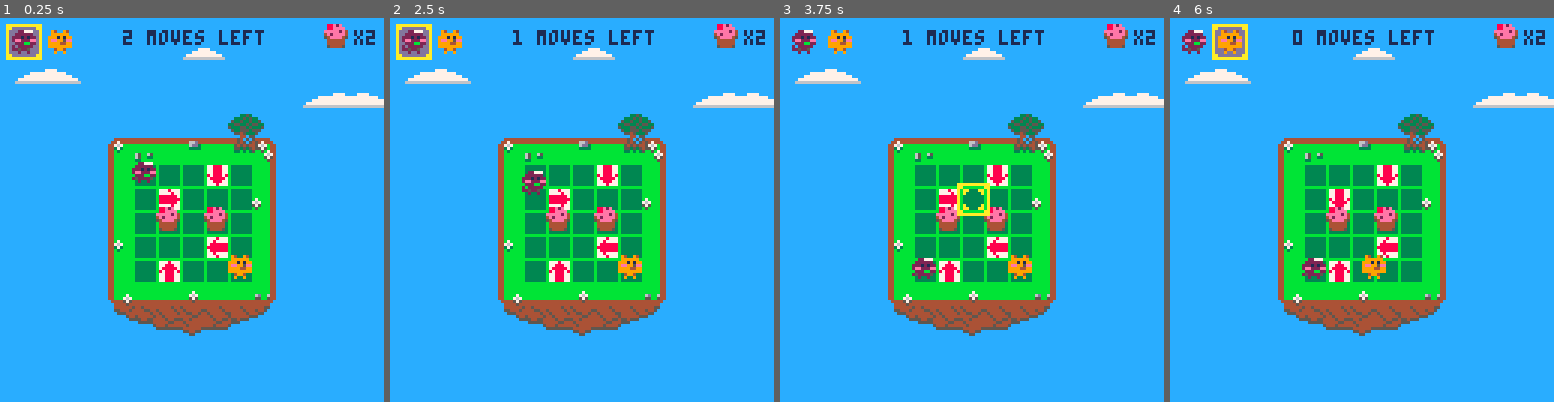
Above: before the commit, frames 1-4 (left to right).
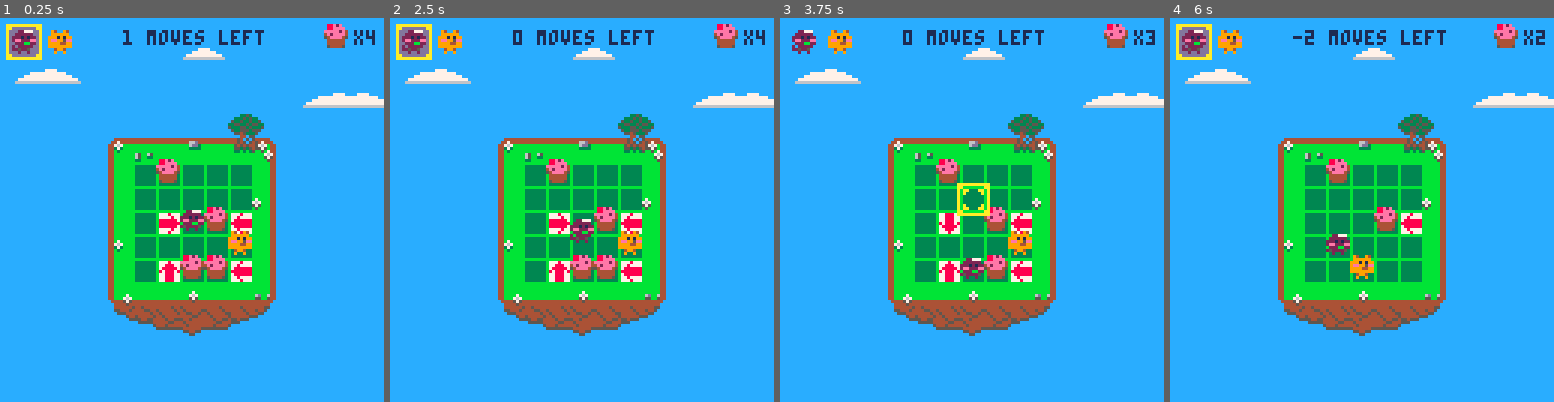
Above: after the commit, the same moments.

Repository: accidentalrebel/pico8-pop-puff
Game: PICO-8 cartridge pop-puff.p8
The game is run twice, just before and just after one commit, with the same random seed, the same clock (stepped at 60 frames per second) and the same inputs.
Inputs:
- Up to frame 1 (0.25 s): no input
- Up to frame 2 (2.5 s): tap O (Z key) at 0.33, 0.7, 1.43, 2.22 s; tap X (X key) at 1.07, 2.07, 2.4 s; hold Left 1.97-2.37 s; hold Down from 2.42 s (still down)
- Up to frame 3 (3.75 s): tap X (X key) every 0.33 s from 2.73 to 3.73 s; release Down at 2.82 s; hold Right 2.87-3.53 s; tap O (Z key) at 3.1 s; hold Up from 3.58 s (still down)
- Up to frame 4 (6 s): tap O (Z key) at 3.98, 4.87, 5.75 s; tap X (X key) every 0.33 s from 4.07 to 5.73 s; release Up at 4.08 s; hold Right 4.13-4.53 s; hold Down 4.58-5.08 s; hold Left 5.13-5.8 s; hold Up from 5.85 s (still down)

The runs differ from the first frame. In frame 1, 3.7% of the frame differs, in the area x 32-98%, y 3-69%; in frame 2, 3.8%; in frame 3, 3.4%; in frame 4, 4.7%, in the area x 1-72%, y 1-69%.

Commit message:
Can now randomize level 1 levels.

Diff:
--- a/pop-puff.p8
+++ b/pop-puff.p8
@@ -12,6 +12,28 @@
 -- globals
 char_array = { "-", "0", "P", "F", "B", "^", ">", "V", "<", "S", "!", "]", ";", "[", "X" }
 alpha_array = { "A", "B", "C", "D", "E", "F", "G", "H", "I", "J", "K", "L", "M", "N", "O", "P", "Q", "R", "S", "T", "U", "V", "W", "X", "Y", "Z" }
+
+levels = {"DRHRGTBQBTIRFRC2",
+	  "DRHRGTBQBTIRFRC22",
+	  "DRBHRBIUBQCBFTBI22",
+	  "VDFHQBRBQHSCU22",
+	  "RBHRGRIQBSCSFQDBFQ22",
+	  "RHQCDRHSBBTFBBQFR22",
+	  "QHFSHFRBHFQIQHFSBDQC22",
+	  "QGQIRBQBTFCDFTBQBQ22",
+	  "RGQBUGQCQFBQBRDT22",
+	  "BHBITFDQBQCWGBIQ22",
+	  "DQHQHRBRGBCBFRBRFQGQB11",
+	  "QFBBBQBSBQCQITBFFDQF22",
+	  "QBHIQBGBFWDVCQ22",
+	  "HIIIIHHICFHHBIFBGGFFDGGGF11",
+	  "BGHGHDFBFRFBFRFBFCGFGFB22",
+	  "QBYGDBITCQFBBI11",
+	  "GQBQICRHBGDQBBHSBGGGGF11",
+	  "GBGBSBRGBBBSBRDBCBF33",
+	  "UGBHBIRDRGBQBIRCR22",
+	  "DSGRCRHQHQHBQBQHFBGBI11",
+	  "QBRBGQHBIFCBQFDQGBFU22" }
 
 board_rows = 5
 board_cols = 5
@@ -70,7 +92,10 @@
 function _init()
    setup_board()
 
-   local map_string = "DRHRGTBQBTIRFRC2"
+   local rolled = flr(rnd(#levels-1)) + 1
+   log("Rolled: "..rolled)
+   local map_string = levels[rolled]
+   log("Rolled for: ".. rolled.. " = " ..map_string)
    moves_left = sub(map_string, #map_string, #map_string)
    map_string = sub(map_string, 1, #map_string - 1)
    map_string = decompress_map_string(map_string)
@@ -1178,9 +1203,6 @@
 
 
 
-__gff__
-0000000000000000000000000000000000000000000000000000000000000000000000000000000000000000000000000000000000000000000000000000000000000000000000000000000000000000000000000000000000000000000000000000000000000000000000000000000000000000000000000000000000000000
-0000000000000000000000000000000000000000000000000000000000000000000000000000000000000000000000000000000000000000000000000000000000000000000000000000000000000000000000000000000000000000000000000000000000000000000000000000000000000000000000000000000000000000
 __map__
 0808080808080808080808080808080800000000000000000000000000000000000000000000000000000000000000000000000000000000000000000000000000000000000000000000000000000000000000000000000000000000000000000000000000000000000000000000000000000000000000000000000000000000
 08080808080808090b0808080808080800000000000000000000000000000000000000000000000000000000000000000000000000000000000000000000000000000000000000000000000000000000000000000000000000000000000000000000000000000000000000000000000000000000000000000000000000000000
Not shown, changed: the sound effects (__sfx__) section of pop-puff.p8
Not shown, changed: tools/result.txt
Not shown, changed: tools/level-converter.py
